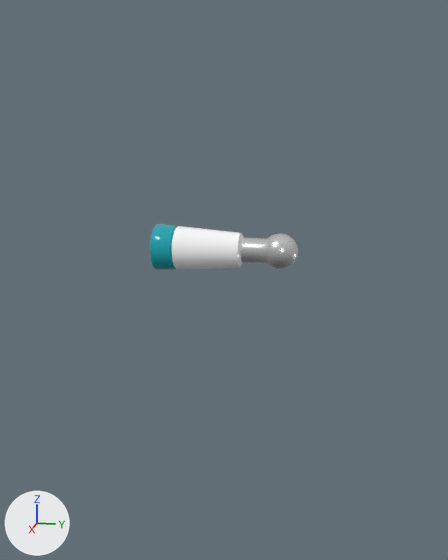
A saved change to the glTF model Models/Cockpit/Parts/switch1.gltf.
Rendered twice from a camera (50 mm lens) standing at (0.0959, 0.0102, 0.019) and looking at (0.0012, -0.0088, -0.0047). Lighting does not change. The marker at lower left points along +X, +Y and +Z.

Objects in the first picture: 'switch'.
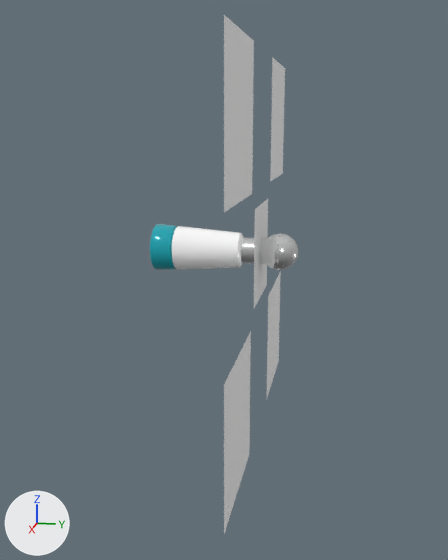
Changed parts and their boxes [x1, y1, x2, y2] in the pictures (448 x 560 px):
'4', added
    after: [224, 15, 254, 212]
'3', added
    after: [224, 331, 251, 534]
'2', added
    after: [270, 57, 285, 182]
'1', added
    after: [266, 271, 281, 400]
'0', added
    after: [254, 199, 268, 308]

Patch to the scene script:
```diff
--- a/Models/Cockpit/Parts/switch1.gltf.py
+++ b/Models/Cockpit/Parts/switch1.gltf.py
@@ mat_defaultwhite @@
+mat_defaultwhite = principled_material('DefaultWhite')
+mat_defaultwhite.base_color = (1.0, 1.0, 1.0)  # white #ffffff
@@ me_plane_002 @@
+me_plane_002.from_pydata([(0.01, -0.003, 0.03), (0.03, -0.003, 0.03), (0.01, -0.003, 0.01), (0.03, -0.003, 0.01)], [], [(0, 1, 3), (0, 3, 2)])
+me_plane_002.materials.append(mat_defaultwhite)  # white #ffffff
@@ me_plane_004 @@
+me_plane_004.from_pydata([(0.01, -0.003, -0.03), (0.03, -0.003, -0.03), (0.01, -0.003, -0.01), (0.03, -0.003, -0.01)], [], [(2, 3, 1), (2, 1, 0)])
+me_plane_004.materials.append(mat_defaultwhite)  # white #ffffff
@@ me_plane_001 @@
+me_plane_001.from_pydata([(-0.01, -0.003, 0.03), (-0.03, -0.003, 0.03), (-0.01, -0.003, 0.01), (-0.03, -0.003, 0.01)], [], [(2, 3, 1), (2, 1, 0)])
+me_plane_001.materials.append(mat_defaultwhite)  # white #ffffff
@@ me_plane_003 @@
+me_plane_003.from_pydata([(-0.01, -0.003, -0.03), (-0.03, -0.003, -0.03), (-0.01, -0.003, -0.01), (-0.03, -0.003, -0.01)], [], [(0, 1, 3), (0, 3, 2)])
+me_plane_003.materials.append(mat_defaultwhite)  # white #ffffff
@@ me_plane @@
+me_plane.from_pydata([(-0.0075, -0.003, 0.0075), (0.0075, -0.003, 0.0075), (-0.0075, -0.003, -0.0075), (0.0075, -0.003, -0.0075)], [], [(0, 1, 3), (0, 3, 2)])
+me_plane.materials.append(mat_defaultwhite)  # white #ffffff
@@ ob_4 @@
+ob_4 = bpy.data.objects.new('4', me_plane_002)
+ob_4.location = (0.0, 0.0, 0.0)
@@ ob_3 @@
+ob_3 = bpy.data.objects.new('3', me_plane_004)
+ob_3.location = (0.0, 0.0, 0.0)
@@ ob_2 @@
+ob_2 = bpy.data.objects.new('2', me_plane_001)
+ob_2.location = (0.0, 0.0, 0.0)
@@ ob_1 @@
+ob_1 = bpy.data.objects.new('1', me_plane_003)
+ob_1.location = (0.0, 0.0, 0.0)
@@ ob_0 @@
+ob_0 = bpy.data.objects.new('0', me_plane)
+ob_0.location = (0.0, 0.0, 0.0)
```
